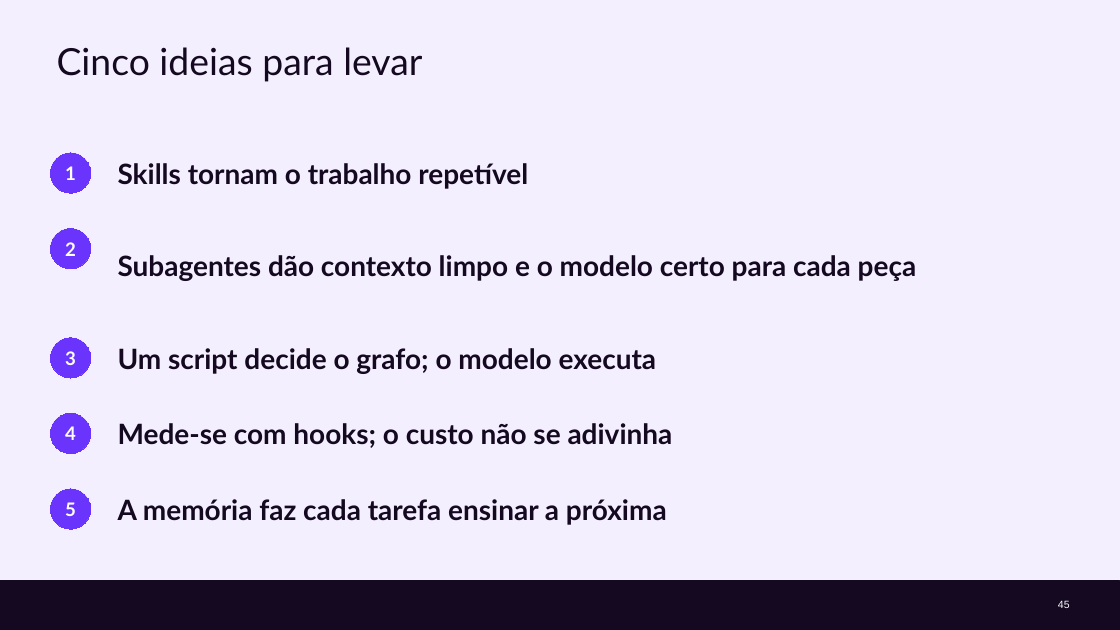
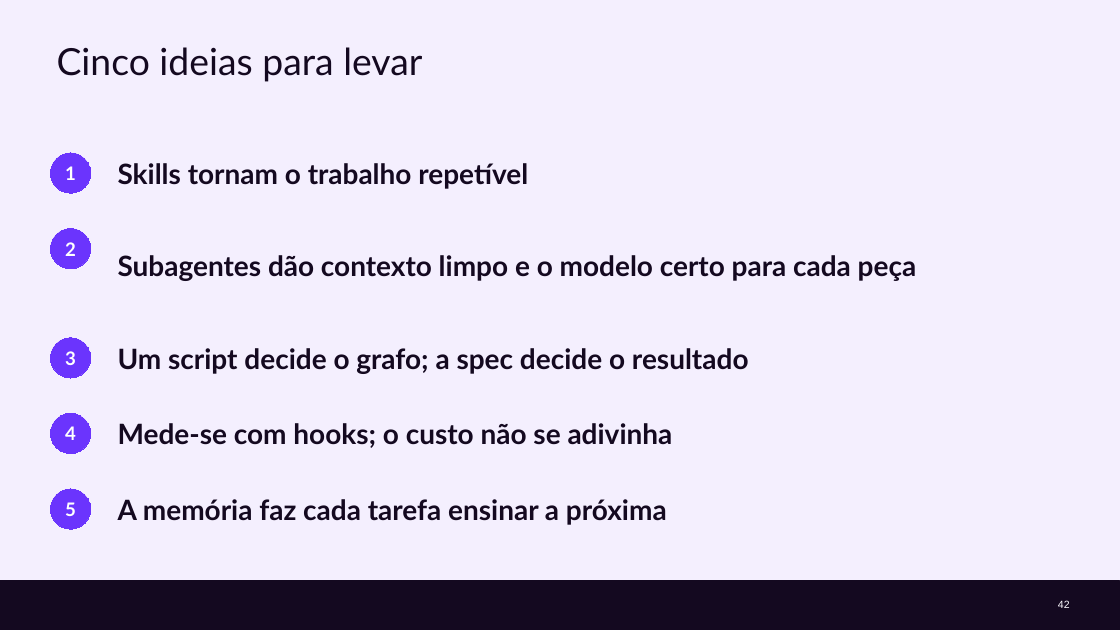
Before and after one commit to cx-guilherme-pinto/workshop-claude, a slide deck: slide 42 of slides/workshop.pptx (slide 45 before the commit). Drawn at 1120x630 pixels with LibreOffice and Linux fonts; fonts in the diff are those of the drawing; background and template pictures are left out. Boxes give left, top, right and bottom in pixels: in the first picture for what was removed or moved away, otherwise in the second. Text is boxed around its words. In the diff, an @@ line names an element or a change of style, - is before the commit and + after.

```diff
--- a/slides/workshop.pptx
+++ b/slides/workshop.pptx
@@ text at (118, 348, 749, 374): text changed @@
-Um script decide o grafo; o modelo executa
+Um script decide o grafo; a spec decide o resultado
@@ page number at (1058, 600, 1070, 608): text changed @@
-45
+42
```
Also in this commit, not shown: 29 other slides changed, 4 slides added, 7 slides removed, 11 other files.
